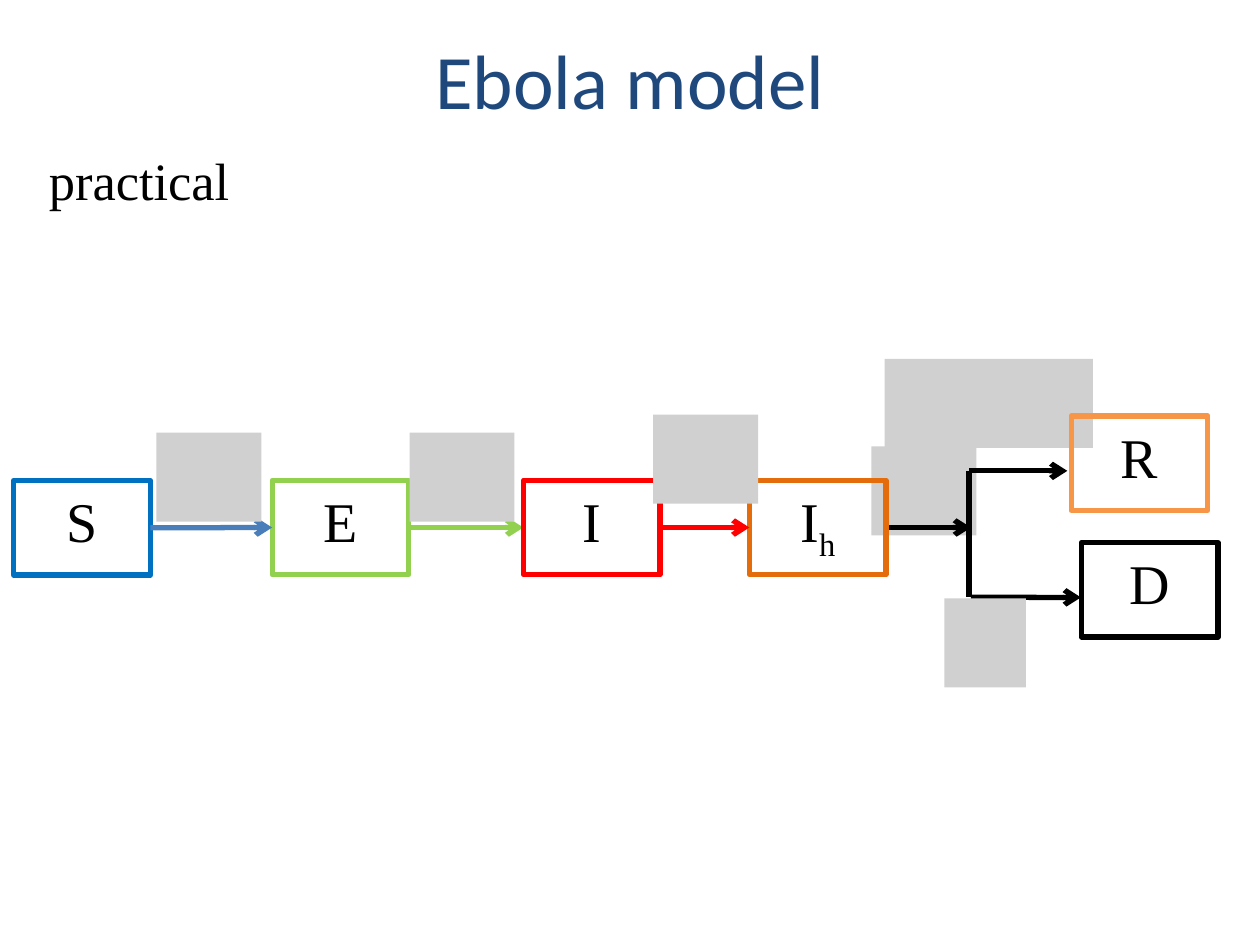
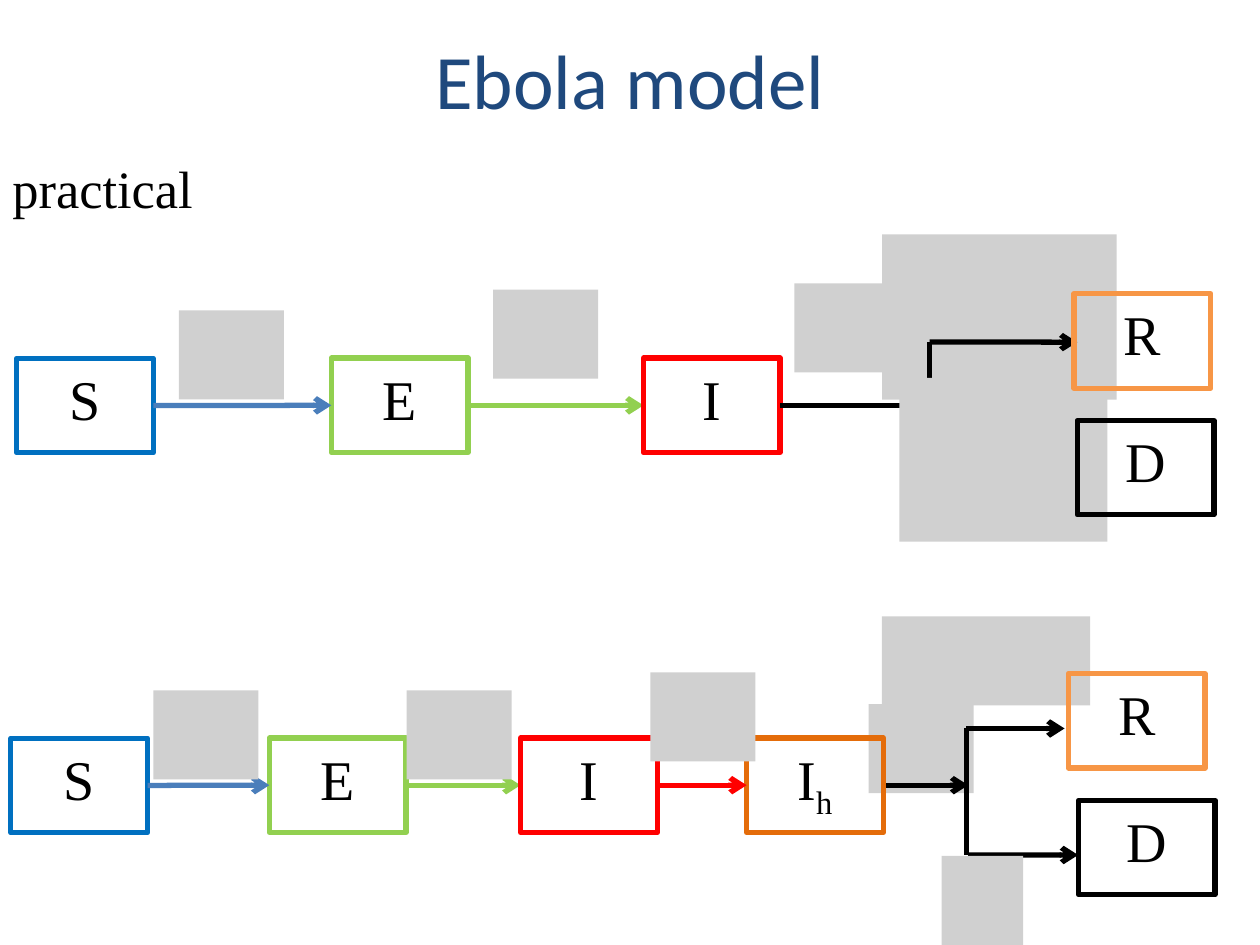
Before and after one commit to reconhub/learn, a slide deck: slide 43 of static/slides/compartmental-ebola/compartmental-ebola.pptx. Drawn at 1260x945 pixels with LibreOffice and Linux fonts; fonts in the diff are those of the drawing; grey boxes stand for pictures; background and template pictures are left out. Boxes give left, top, right and bottom in pixels: in the first picture for what was removed or moved away, otherwise in the second. Text is boxed around its words. In the diff, an @@ line names an element or a change of style, - is before the commit and + after.

Commit message:
corrected lecture and solution Ebola pratical

```diff
--- a/static/slides/compartmental-ebola/compartmental-ebola.pptx
+++ b/static/slides/compartmental-ebola/compartmental-ebola.pptx
@@ text "practical" moved from (x1=49, y1=163, x2=229, y2=211) to (x1=12, y1=171, x2=192, y2=219) @@
@@ picture removed at (x1=885, y1=359, x2=1092, y2=449) @@
@@ group added at (x1=16, y1=234, x2=1213, y2=542): 5 rectangles, 5 pictures, 4 arrows, 1 line @@
+S
+E
+I
+R
+D
@@ picture removed at (x1=944, y1=598, x2=1026, y2=688) @@
@@ picture added at (x1=882, y1=616, x2=1090, y2=706) @@
@@ 4 rectangles, 3 pictures moved together from (x1=14, y1=415, x2=1207, y2=575) to (x1=11, y1=673, x2=1205, y2=833) @@
@@ arrow moved from (660, 528) - (750, 528) to (658, 785) - (747, 785) @@
@@ 4 arrows, 1 line moved together from (x1=150, y1=471, x2=1067, y2=597) to (x1=147, y1=728, x2=1065, y2=856) @@
@@ rectangle "D" moved from (x1=1081, y1=543, x2=1217, y2=638) to (x1=1079, y1=800, x2=1215, y2=895) @@
@@ picture added at (x1=941, y1=856, x2=1023, y2=945) @@
@@ 1 picture, 1 rectangle, 1 arrow moved together from (x1=156, y1=432, x2=1081, y2=597) to (x1=154, y1=690, x2=1079, y2=856) @@
```
Also in this commit, not shown: 5 other files.
